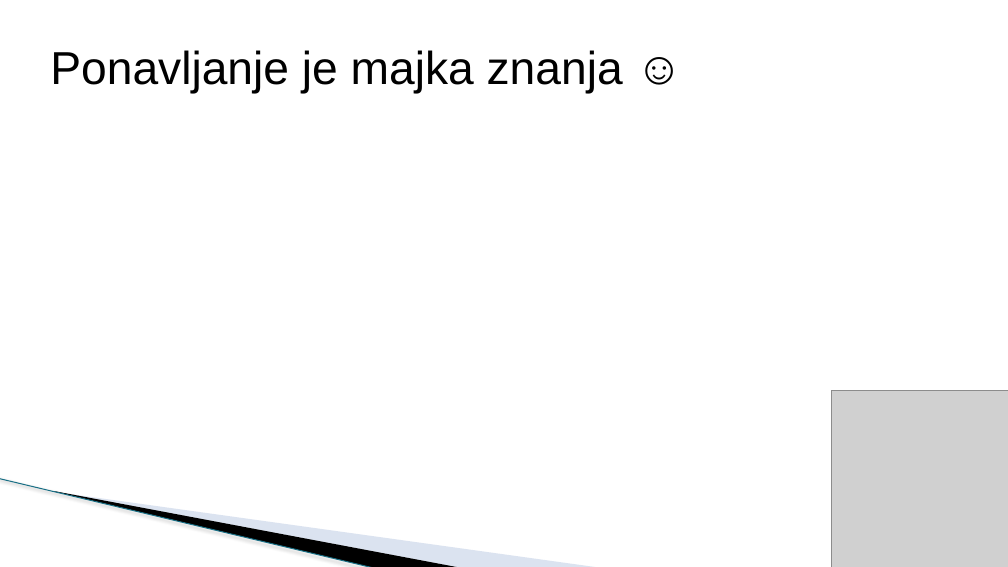
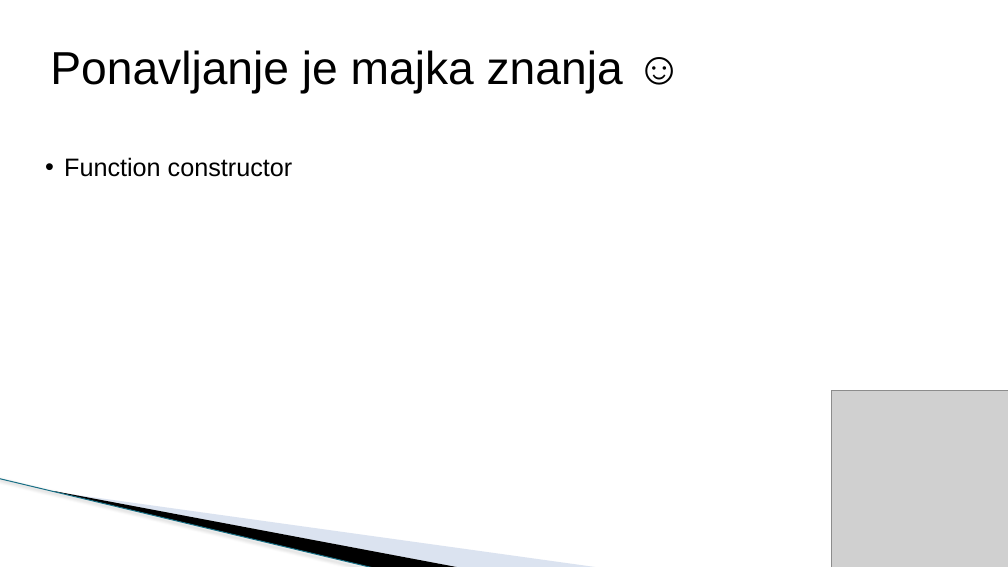
Before and after one commit to todalexcode/kurs-front-end, a slide deck: slide 3 of sesija-16/PPT/Front-End Developer-16.pptx. Drawn at 1008x567 pixels with LibreOffice and Linux fonts; fonts in the diff are those of the drawing; grey boxes stand for pictures; background and template pictures are left out. Boxes give left, top, right and bottom in pixels: in the first picture for what was removed or moved away, otherwise in the second. Text is boxed around its words. In the diff, an @@ line names an element or a change of style, - is before the commit and + after.

```diff
--- a/sesija-16/PPT/Front-End Developer-16.pptx
+++ b/sesija-16/PPT/Front-End Developer-16.pptx
@@ text added at <box>64,157,293,177</box>, 24 pt, text #000000 @@
+  • Function constructor
```
Also in this commit, not shown: 3 slides added, 2 slides removed, 20 other files.
